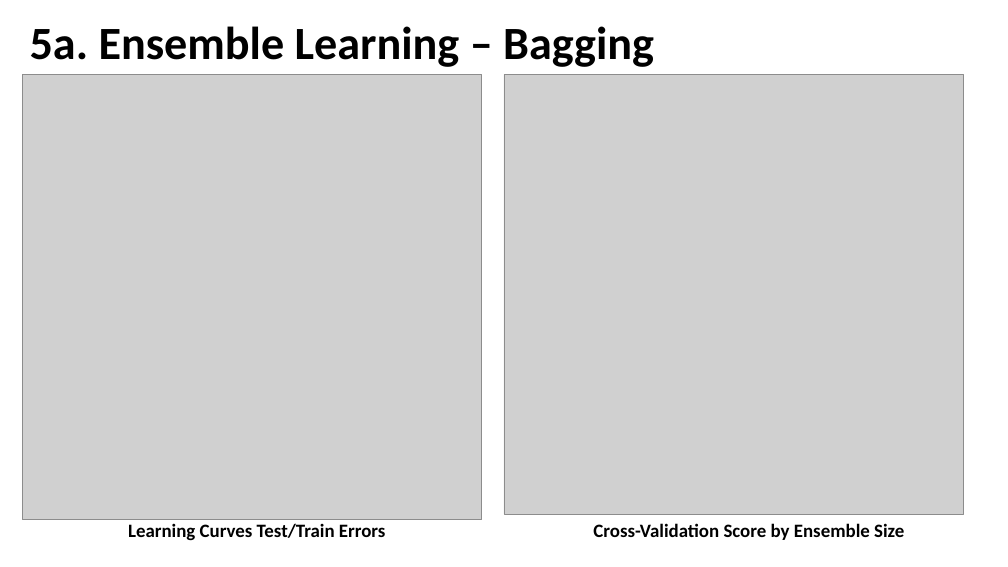
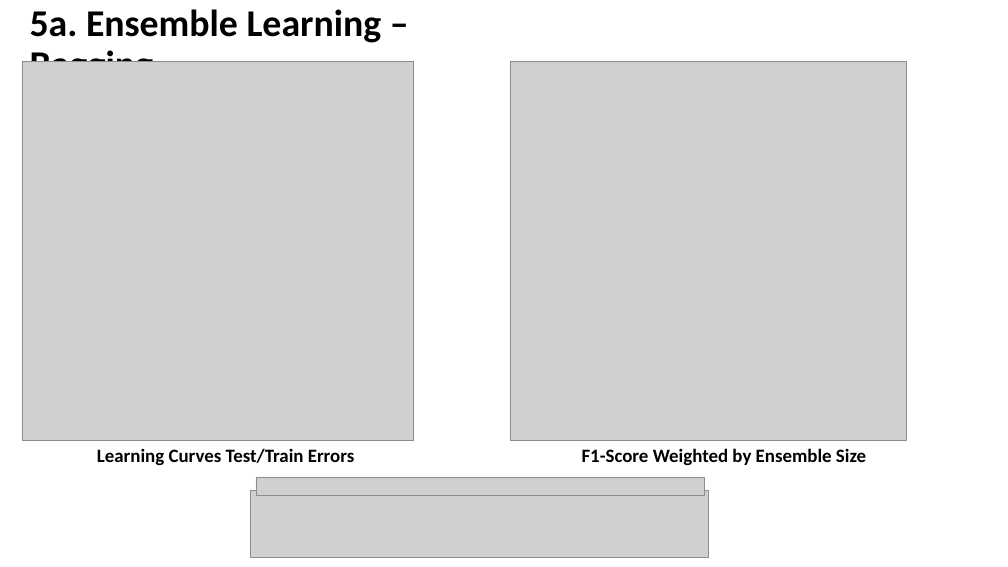
Before and after one commit to CSML1010-3-2020/NLPCourseProject, a slide deck: slide 14 of Milestone02.pptx. Drawn at 1008x567 pixels with LibreOffice and Linux fonts; fonts in the diff are those of the drawing; grey boxes stand for pictures. Boxes give left, top, right and bottom in pixels: in the first picture for what was removed or moved away, otherwise in the second. Text is boxed around its words. In the diff, an @@ line names an element or a change of style, - is before the commit and + after.

```diff
--- a/Milestone02.pptx
+++ b/Milestone02.pptx
@@ title "5a. Ensemble Learning – Bagging" at (30, 9, 382, 62): size 44 to 36 pt @@
@@ picture: place and size @@
-picture at (22, 74, 482, 520)
+picture at (22, 61, 413, 440)
@@ picture: place and size @@
-picture at (504, 74, 964, 514)
+picture at (510, 61, 907, 440)
@@ text "Learning Curves Test/Train Errors": place and size @@
-text "Learning Curves Test/Train Errors" at (128, 523, 386, 541)
+text "Learning Curves Test/Train Errors" at (97, 448, 355, 466)
@@ text at (582, 448, 866, 466): text changed @@
-Cross-Validation Score by Ensemble Size
+F1-Score Weighted by Ensemble Size
@@ picture added at (256, 477, 706, 495) @@
@@ picture added at (250, 491, 709, 557) @@
```
Also in this commit, not shown: 8 other slides changed.
